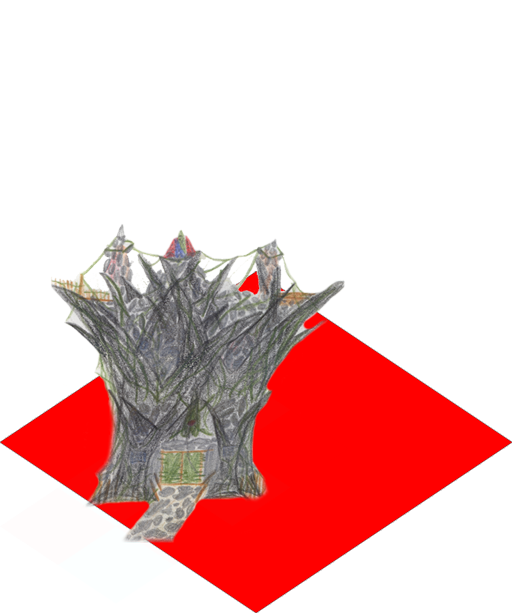
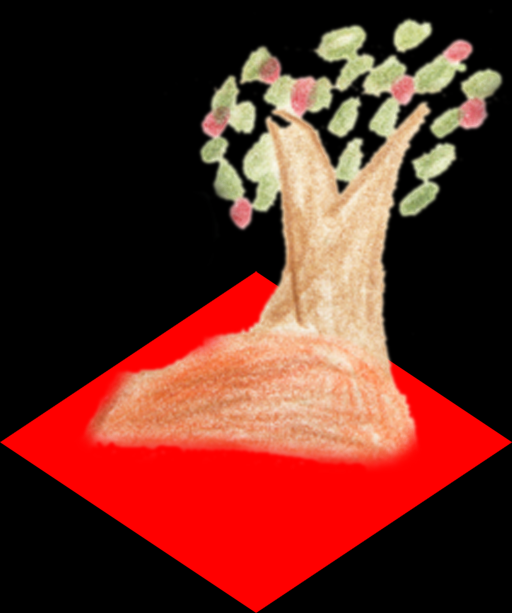
Two versions of the same layered image (512 x 613). Layer-by-layer changes:
added layer "_fruit_tree" above "_waterwell" over (74, 8, 511, 474)
removed layer "_castleAlt" over (0, 186, 348, 604)
renamed "_s1x1" to "1x1", hid it over (0, 271, 512, 613)
showed "Layer 2" over (0, 0, 512, 613)
